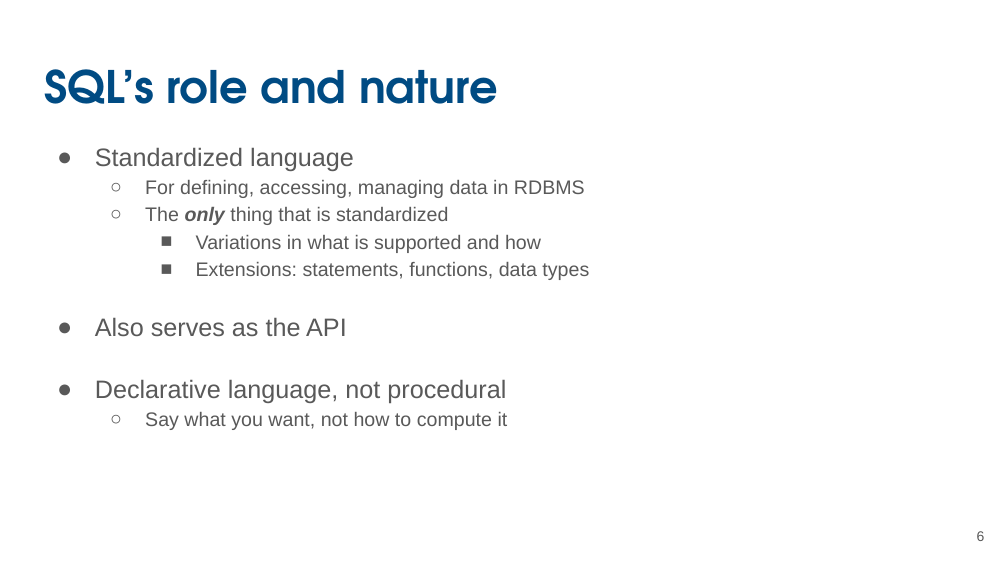
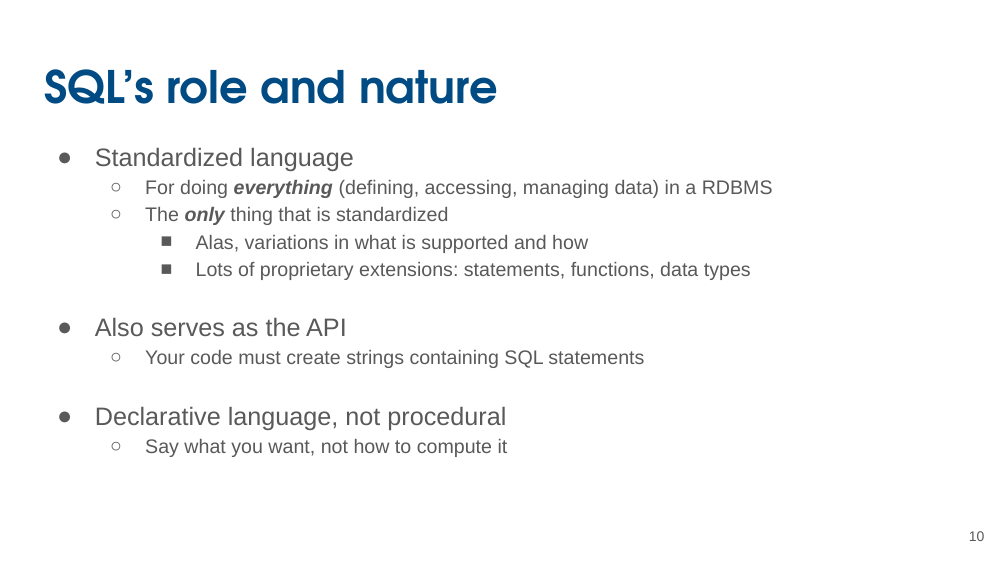
Before and after one commit to UCSB-Library-Research-Data-Services/bren-eds213, a slide deck: slide 10 of modules/week03/slides-03.pptx (slide 6 before the commit). Drawn at 1008x567 pixels with LibreOffice and Linux fonts; fonts in the diff are those of the drawing. Boxes give left, top, right and bottom in pixels: in the first picture for what was removed or moved away, otherwise in the second. Text is boxed around its words. In the diff, an @@ line names an element or a change of style, - is before the commit and + after.

Commit message:
Update slide deck

```diff
--- a/modules/week03/slides-03.pptx
+++ b/modules/week03/slides-03.pptx
@@ text at bbox=[145, 180, 773, 198]: text changed @@
-  ○ For defining, accessing, managing data in RDBMS
+  ○ For doing everything (defining, accessing, managing data) in a RDBMS
@@ text at bbox=[196, 235, 751, 280]: text changed @@
-    ■ Variations in what is supported and how
-    ■ Extensions: statements, functions, data types
+    ■ Alas, variations in what is supported and how
+    ■ Lots of proprietary extensions: statements, functions, data types
@@ text at bbox=[145, 350, 644, 368]: paragraph added @@
+  ○ Your code must create strings containing SQL statements
@@ page number at bbox=[969, 531, 985, 541]: text changed @@
-6
+10
```
Also in this commit, not shown: 2 other slides changed, 5 slides added, 4 slides removed.
